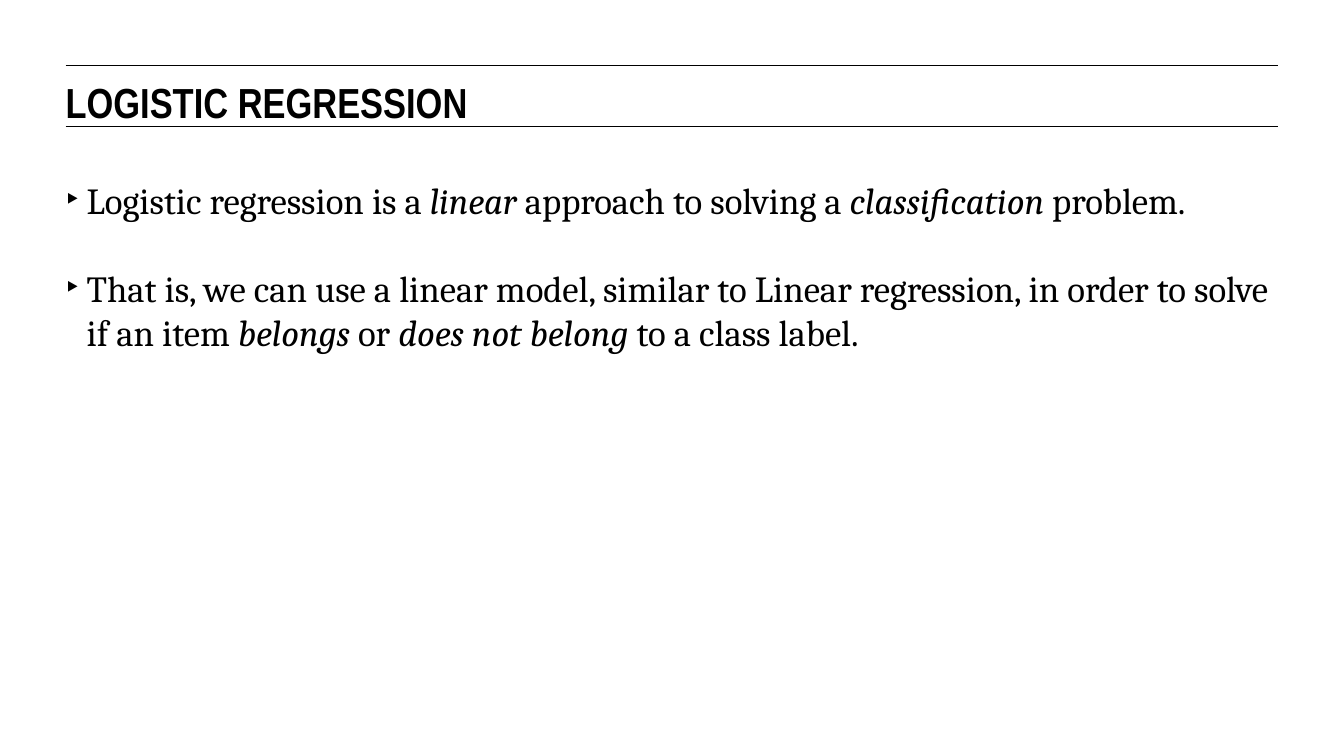
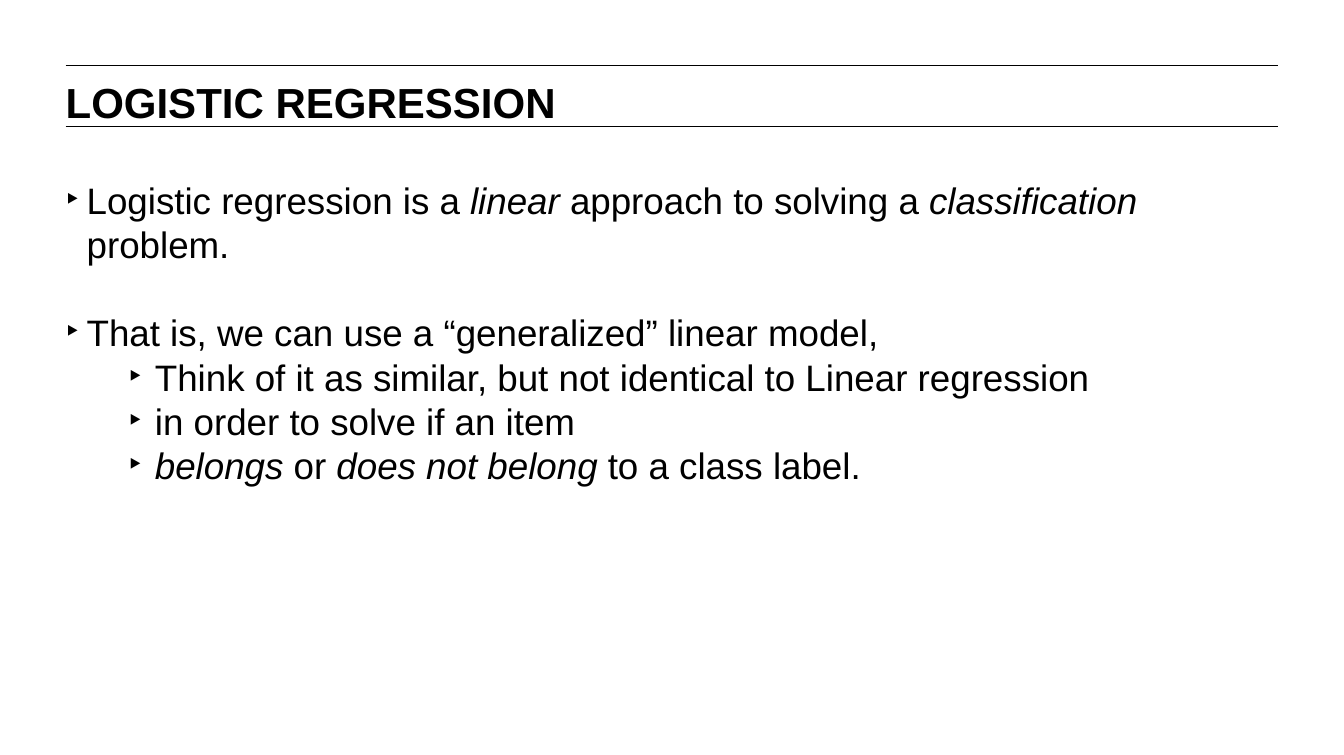
Before and after one commit to matanefron/data-sets, a slide deck: slide 4 of lessons/lesson-9/09-intro-to-logistic-regression.pptx (slide 8 before the commit). Drawn at 1344x755 pixels with LibreOffice and Linux fonts; fonts in the diff are those of the drawing. Boxes give left, top, right and bottom in pixels: in the first picture for what was removed or moved away, otherwise in the second. Text is boxed around its words. In the diff, an @@ line names an element or a change of style, - is before the commit and + after.

```diff
--- a/lessons/lesson-9/09-intro-to-logistic-regression.pptx
+++ b/lessons/lesson-9/09-intro-to-logistic-regression.pptx
@@ text "LOGISTIC REGRESSION" at bbox=[66, 88, 556, 119]: font Arial Narrow to Arial @@
@@ text at bbox=[87, 187, 1137, 265]: font Cambria to Arial in "Logistic regression is a linear approach to ..." @@
@@ text at bbox=[87, 319, 1089, 486]: text changed; font Cambria to Arial @@
-‣ That is, we can use a linear model, similar to Linear regression, in order to solve if an item belongs or does not belong to a class label.
+‣ That is, we can use a “generalized” linear model,
+  ‣ Think of it as similar, but not identical to Linear regression
+  ‣ in order to solve if an item
+  ‣ belongs or does not belong to a class label.
```
Also in this commit, not shown: 46 other slides changed, 8 slides added, 21 slides removed, 9 other files.
